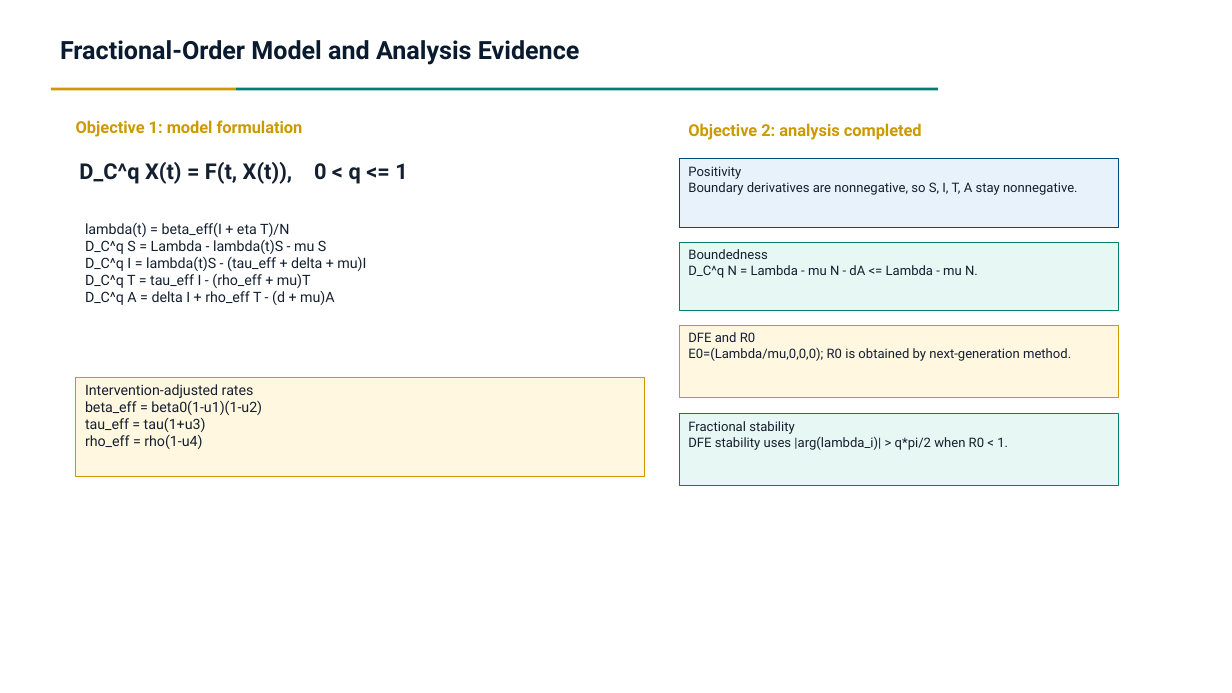
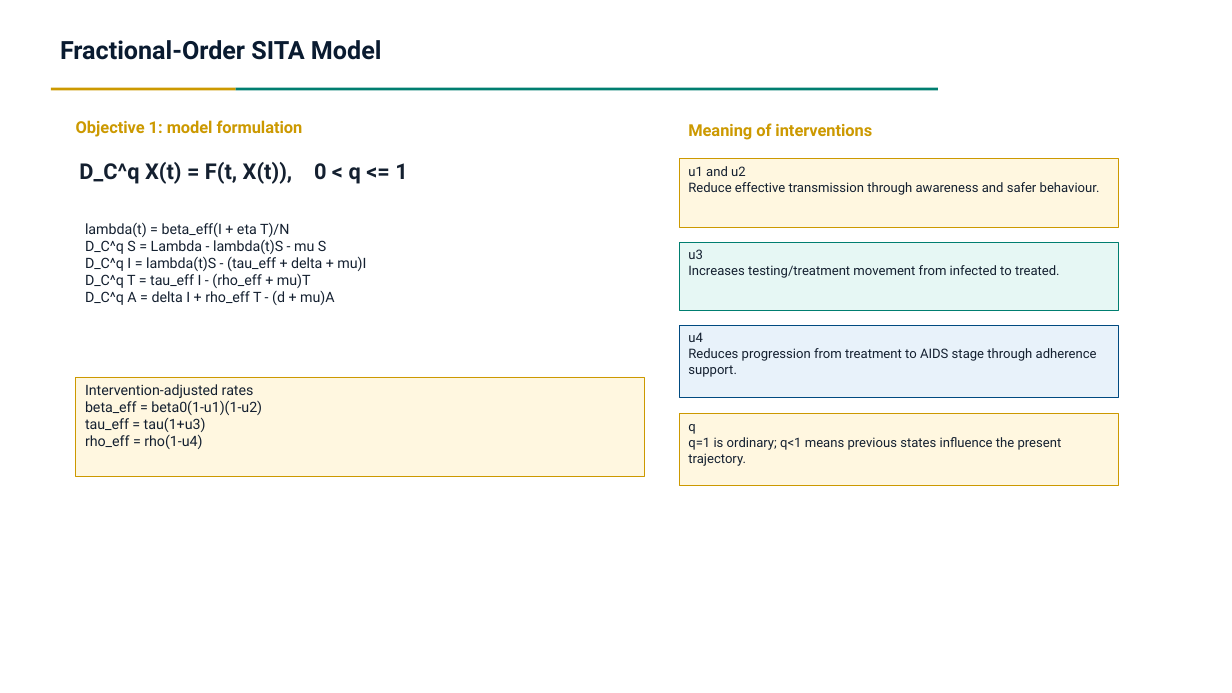
Before and after one commit to Lambert-01/HIV-MODEL, a slide deck: slide 6 of presentation/FracHIV_SITA_Presentation_WPS.pptx. Drawn at 1232x693 pixels with LibreOffice and Linux fonts; fonts in the diff are those of the drawing. Boxes give left, top, right and bottom in pixels: in the first picture for what was removed or moved away, otherwise in the second. Text is boxed around its words. In the diff, an @@ line names an element or a change of style, - is before the commit and + after.

Commit message:
Update presentation interventions image for improved visual quality

```diff
--- a/presentation/FracHIV_SITA_Presentation_WPS.pptx
+++ b/presentation/FracHIV_SITA_Presentation_WPS.pptx
@@ text at box(60, 40, 382, 60): text changed @@
-Fractional-Order Model and Analysis Evidence
+Fractional-Order SITA Model
@@ text at box(688, 123, 872, 140): text changed @@
-Objective 2: analysis completed
+Meaning of interventions
@@ rectangle "u1 and u2" at box(679, 159, 1118, 227): fill #E8F2FA to #FFF7E0; outline #004A80 0.75 pt to #CC9900 0.75 pt @@
@@ text in rectangle at box(688, 166, 1100, 195): text changed @@
-Positivity
-Boundary derivatives are nonnegative, so S, I, T, A stay nonnegative.
+u1 and u2
+Reduce effective transmission through awareness and safer behaviour.
@@ text in rectangle at box(688, 249, 1060, 278): text changed @@
-Boundedness
-D_C^q N = Lambda - mu N - dA <= Lambda - mu N.
+u3
+Increases testing/treatment movement from infected to treated.
@@ rectangle "u4" at box(679, 325, 1118, 397): fill #FFF7E0 to #E8F2FA; outline #CC9900 0.75 pt to #004A80 0.75 pt @@
@@ text in rectangle at box(688, 332, 1097, 377): text changed @@
-DFE and R0
-E0=(Lambda/mu,0,0,0); R0 is obtained by next-generation method.
+u4
+Reduces progression from treatment to AIDS stage through adherence support.
@@ rectangle "q" at box(679, 414, 1118, 486): fill #E6F7F4 to #FFF7E0; outline #007E70 0.75 pt to #CC9900 0.75 pt @@
@@ text in rectangle at box(688, 424, 1062, 466): text changed @@
-Fractional stability
-DFE stability uses |arg(lambda_i)| > q*pi/2 when R0 < 1.
+q
+q=1 is ordinary; q<1 means previous states influence the present trajectory.
```
Also in this commit, not shown: 1 slide added, 2 other files.
